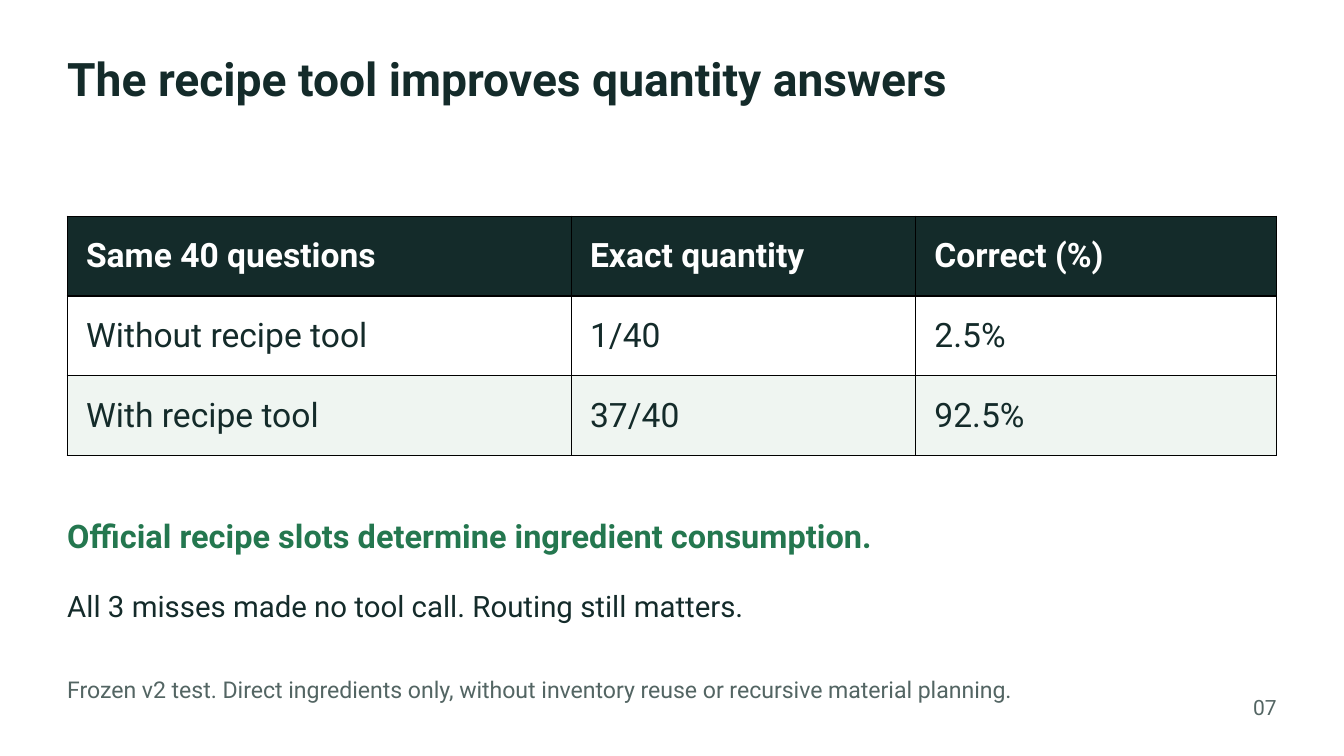
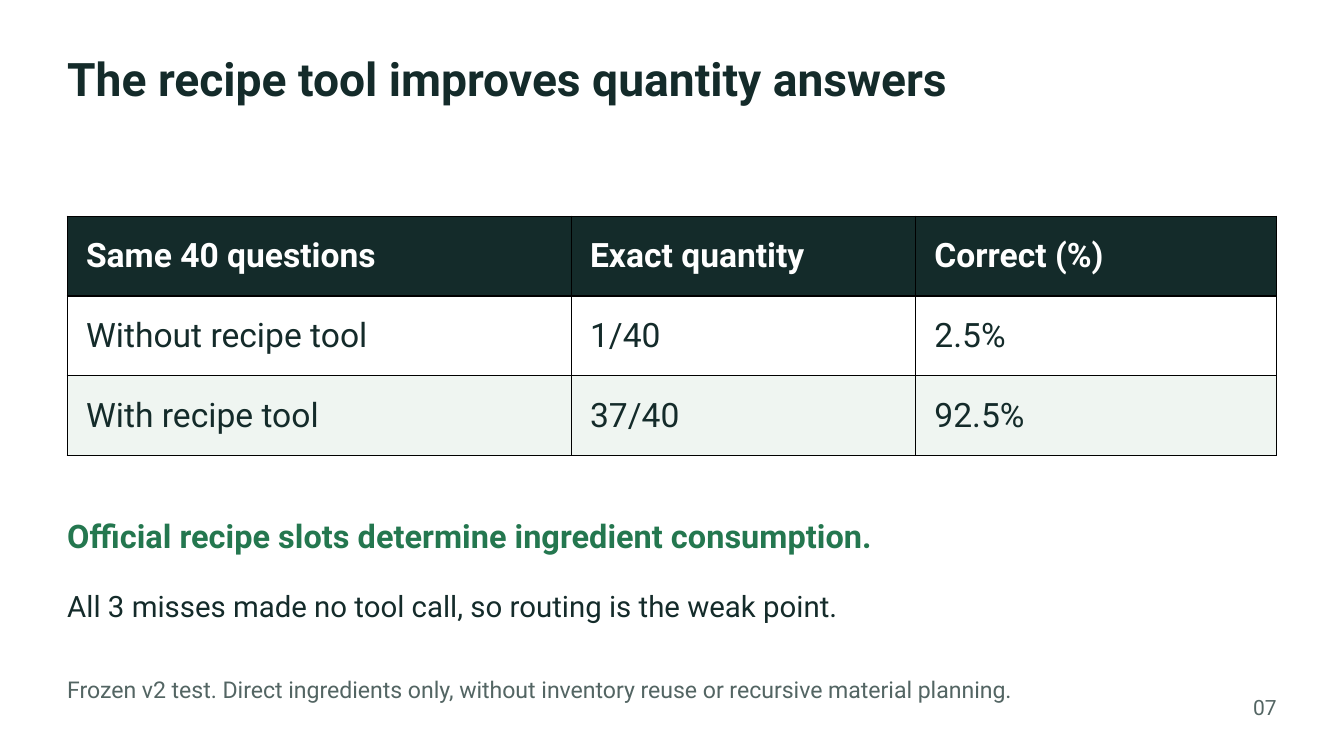
Before and after one commit to NDN-P/NLPDLxMC, a slide deck: slide 7 of presentation/MCQA_pitch_ready.pptx. Drawn at 1344x756 pixels with LibreOffice and Linux fonts; fonts in the diff are those of the drawing. Boxes give left, top, right and bottom in pixels: in the first picture for what was removed or moved away, otherwise in the second. Text is boxed around its words. In the diff, an @@ line names an element or a change of style, - is before the commit and + after.

```diff
--- a/presentation/MCQA_pitch_ready.pptx
+++ b/presentation/MCQA_pitch_ready.pptx
@@ text at box(67, 595, 837, 623): text changed @@
-All 3 misses made no tool call. Routing still matters.
+All 3 misses made no tool call, so routing is the weak point.
```
Also in this commit, not shown: 3 other slides changed, 1 other file.
